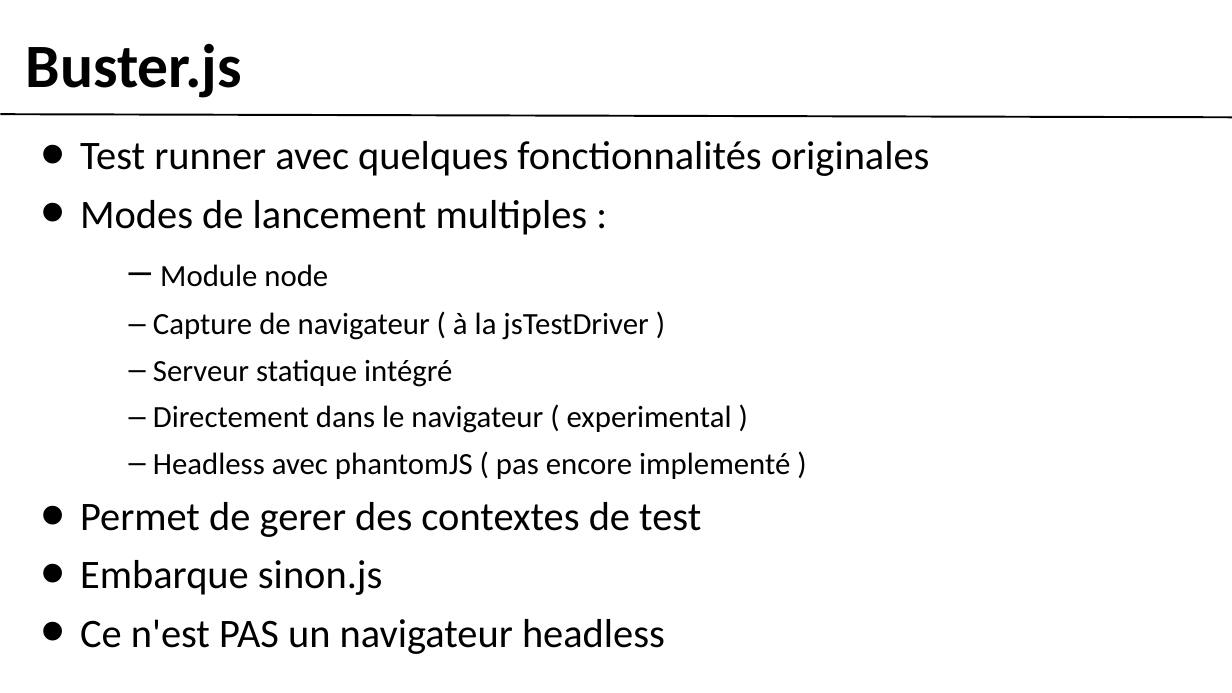
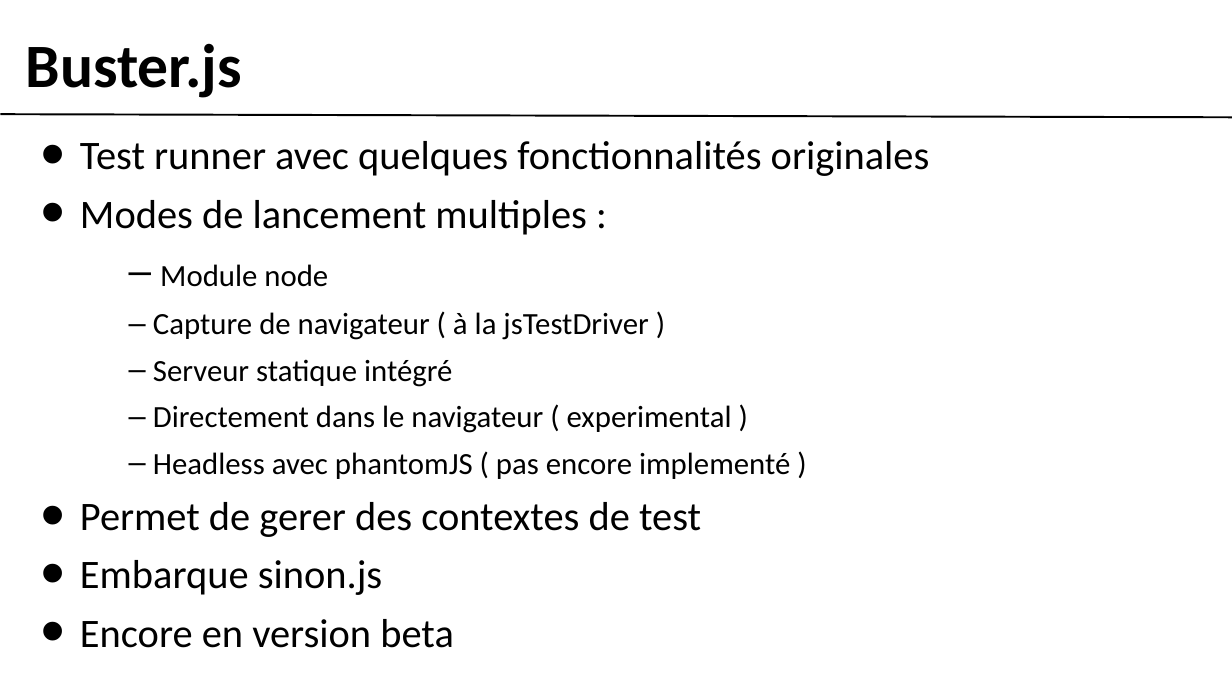
Before and after one commit to gobengo/devoxx-panorama-js-testing, a slide deck: slide 2 of doc/buster_part.ppt. Drawn at 1232x693 pixels with LibreOffice and Linux fonts; fonts in the diff are those of the drawing; background and template pictures are left out. Boxes give left, top, right and bottom in pixels: in the first picture for what was removed or moved away, otherwise in the second. Text is boxed around its words. In the diff, an @@ line names an element or a change of style, - is before the commit and + after.

```diff
--- a/doc/buster_part.ppt
+++ b/doc/buster_part.ppt
@@ text at [80, 619, 454, 648]: text changed @@
-• Ce n'est PAS un navigateur headless
+• Encore en version beta
```
Also in this commit, not shown: 5 other slides changed, 1 other file.
